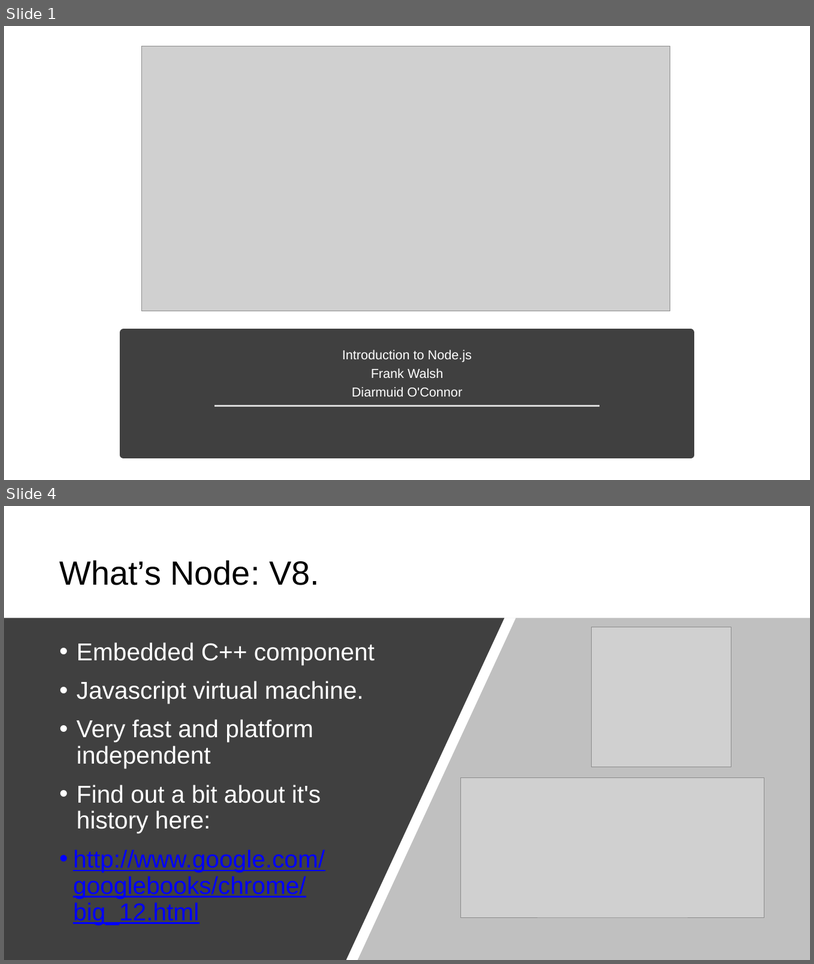
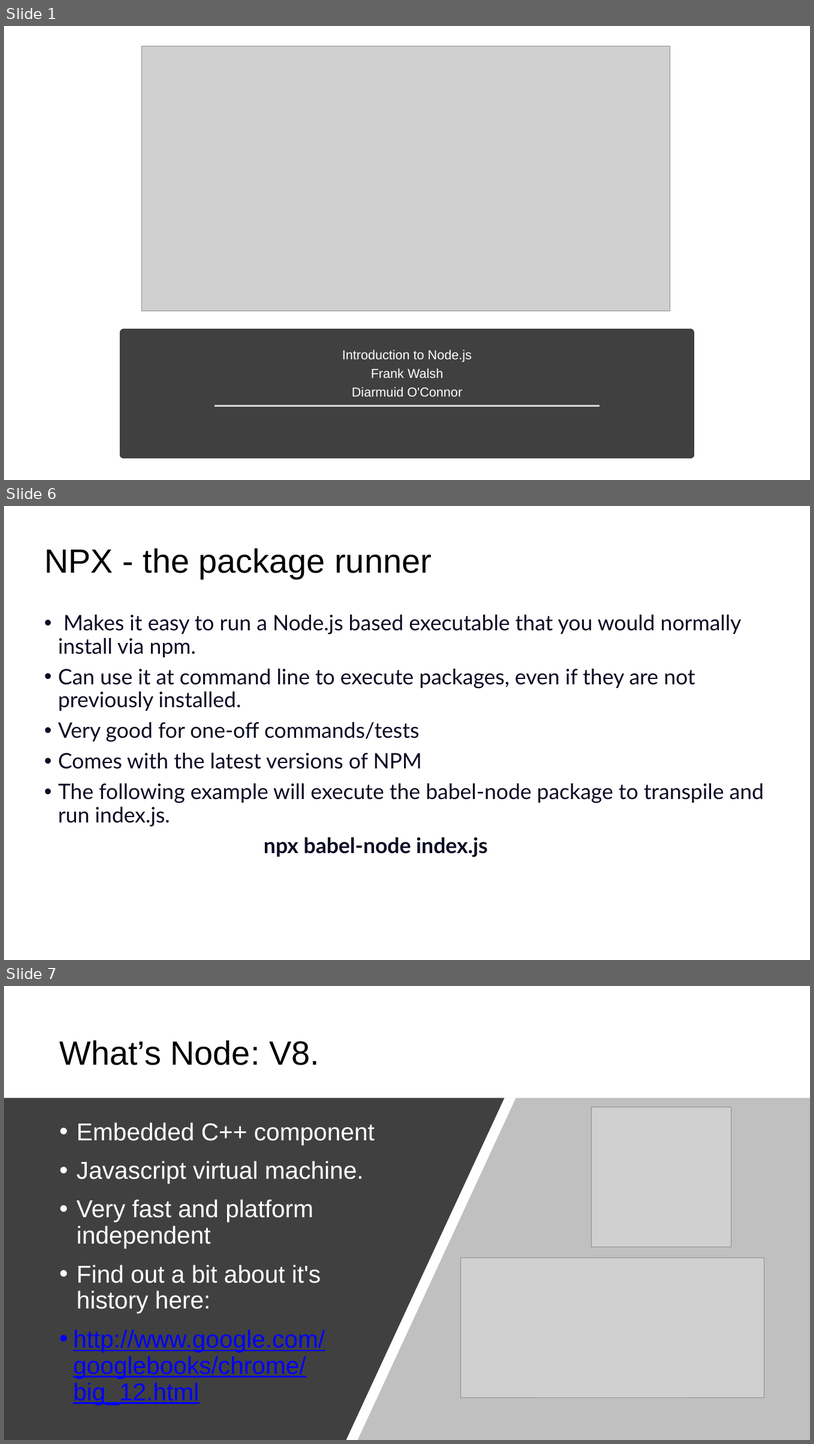
Before and after one commit to diarmuidoconnor/ict-2021, a slide deck: topic09/talk-1/node-2020.pptx. Shown one above the other, each under a label of ours: slides 1 and 4 before the commit, slides 1, 6 and 7 after it; the slides between them are not shown. The pictures are 814x964 and 814x1444 pixels, drawn with LibreOffice and Linux fonts; fonts in the diff are those of the drawing; grey boxes stand for pictures. Boxes give left, top, right and bottom in pixels: in the first picture for what was removed or moved away, otherwise in the second. Text is boxed around its words. In the diff, an @@ line names an element or a change of style, - is before the commit and + after.

```diff
--- a/topic09/talk-1/node-2020.pptx
+++ b/topic09/talk-1/node-2020.pptx
@@ slide 6 added at <box>4,506,810,960</box>, background #FFFFFF @@
@@ title added at <box>44,548,431,579</box>, 44 pt, text #000000 @@
+NPX - the package runner
@@ text added at <box>58,614,764,857</box>, 28 pt, text #0A0A23 @@
+• Makes it easy to run a Node.js based executable that you would normally install via npm.
+• Can use it at command line to execute packages, even if they are not previously installed.
+• Very good for one-off commands/tests
+• Comes with the latest versions of NPM
+• The following example will execute the babel-node package to transpile and run index.js.
+npx babel-node index.js
@@ what was slide 4 is now slide 7 @@
```
Also in this commit, not shown: 6 slides changed, 15 other slides added, 58 other files.
